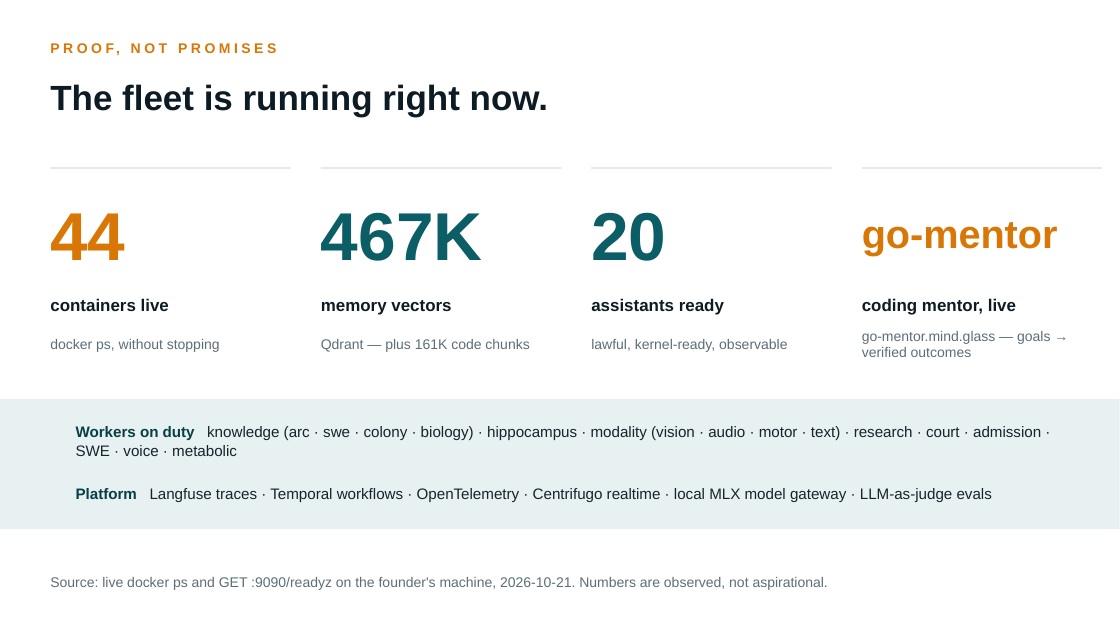
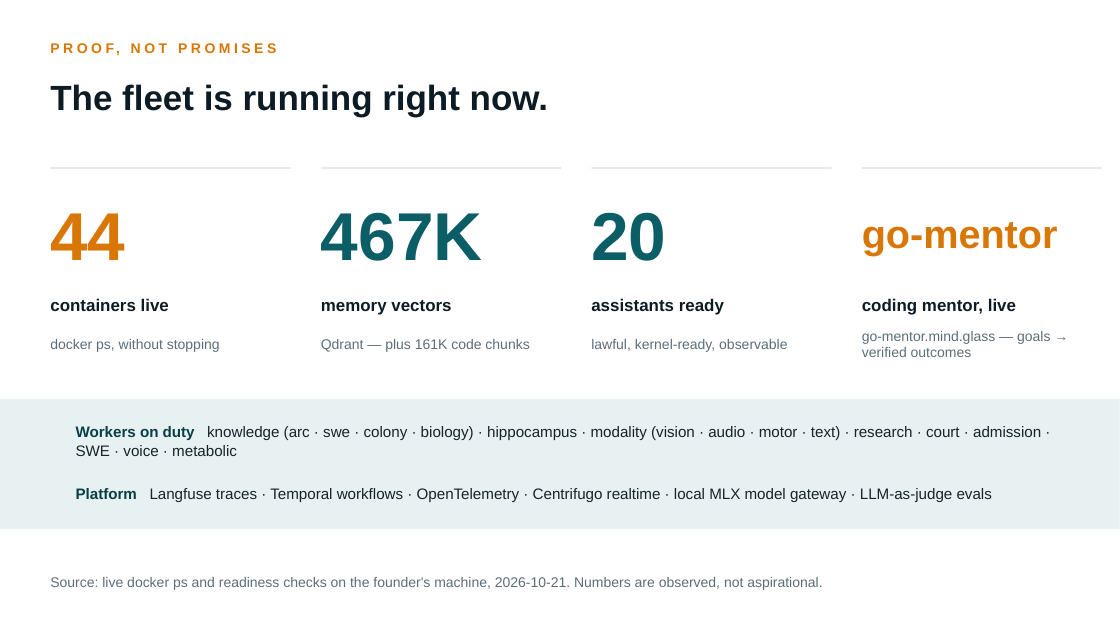
Before and after one commit to tdesc/colony-ai-deck, a slide deck: slide 6 of deck/Colony-AI-Deck.pptx. Drawn at 1120x630 pixels with LibreOffice and Linux fonts; fonts in the diff are those of the drawing. Boxes give left, top, right and bottom in pixels: in the first picture for what was removed or moved away, otherwise in the second. Text is boxed around its words. In the diff, an @@ line names an element or a change of style, - is before the commit and + after.

```diff
--- a/deck/Colony-AI-Deck.pptx
+++ b/deck/Colony-AI-Deck.pptx
@@ text at (x1=50, y1=577, x2=822, y2=590): text changed @@
-Source: live docker ps and GET :9090/readyz on the founder's machine, 2026-10-21. Numbers are observed, not aspirational.
+Source: live docker ps and readiness checks on the founder's machine, 2026-10-21. Numbers are observed, not aspirational.
```
Also in this commit, not shown: 3 other slides changed, 1 other file.
